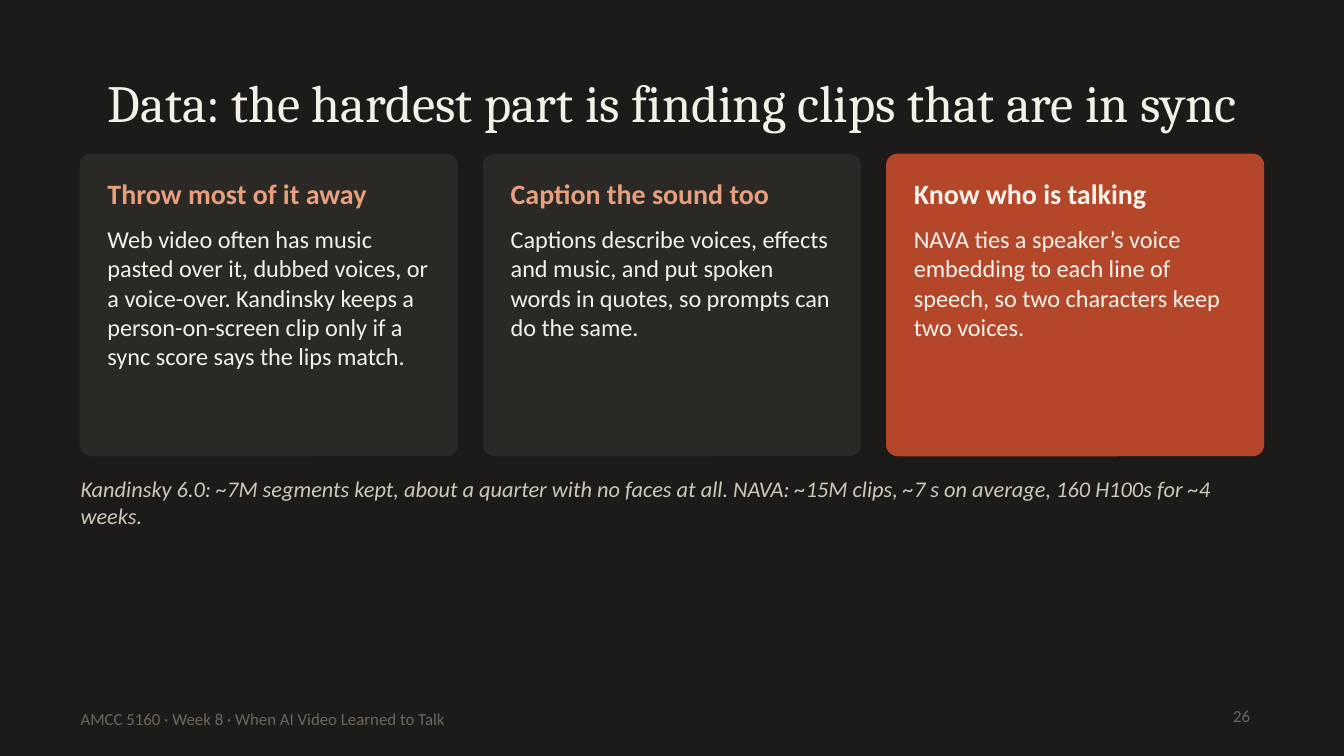
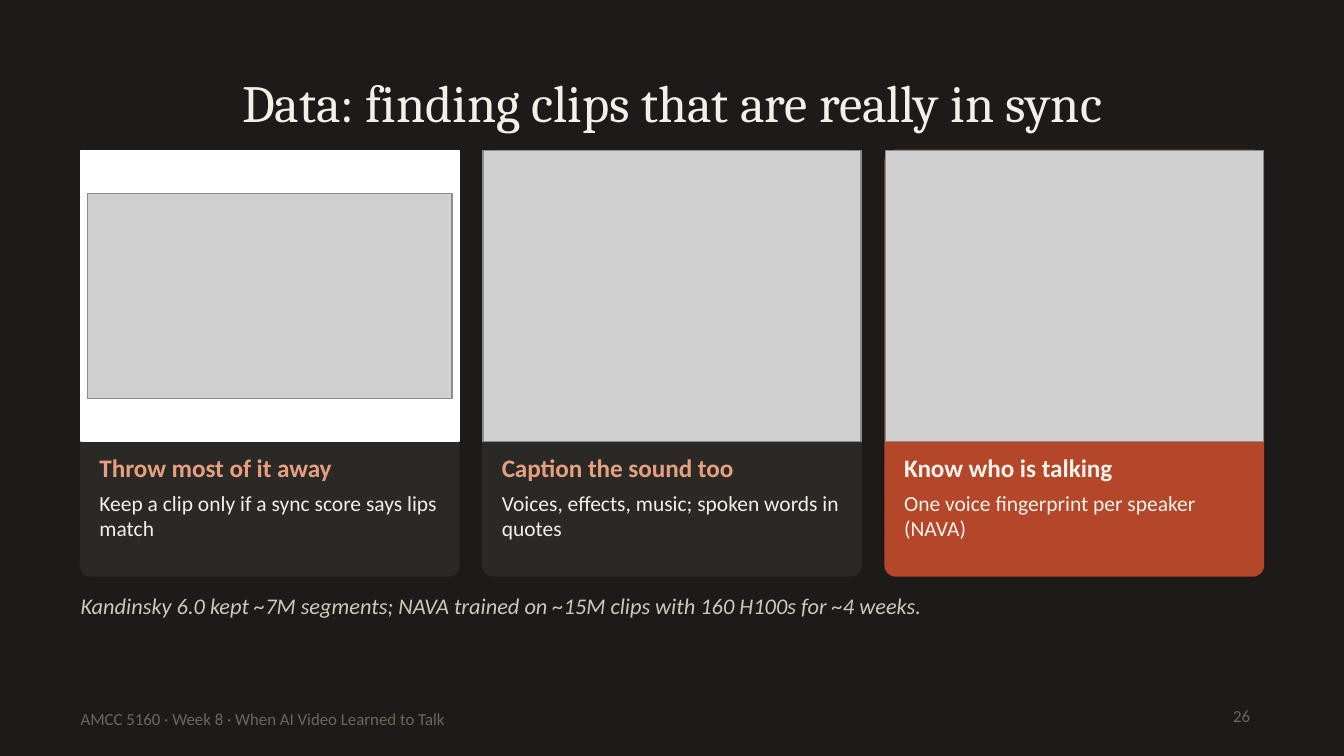
Before and after one commit to leehomyc/leehomyc.github.io, a slide deck: slide 26 of amcc5160/lecture-08/downloads/Lecture08_Slides.pptx. Drawn at 1344x756 pixels with LibreOffice and Linux fonts; fonts in the diff are those of the drawing; grey boxes stand for pictures. Boxes give left, top, right and bottom in pixels: in the first picture for what was removed or moved away, otherwise in the second. Text is boxed around its words. In the diff, an @@ line names an element or a change of style, - is before the commit and + after.

```diff
--- a/amcc5160/lecture-08/downloads/Lecture08_Slides.pptx
+++ b/amcc5160/lecture-08/downloads/Lecture08_Slides.pptx
@@ title at [242,85,1102,133]: text changed @@
-Data: the hardest part is finding clips that are in sync
+Data: finding clips that are really in sync
@@ rounded rectangle: place and size @@
-rounded rectangle at [81,155,457,456]
+rounded rectangle at [81,151,458,575]
@@ rectangle added at [81,151,458,441], fill #FFFFFF, outline #FFFFFF 1 pt @@
@@ rounded rectangle: place and size @@
-rounded rectangle at [484,155,860,456]
+rounded rectangle at [482,151,860,575]
@@ picture added at [482,151,860,441] @@
@@ proportions changed in 3 elements at [81,151,458,575], [482,151,860,575], [886,151,1263,575] @@
@@ rounded rectangle: place and size @@
-rounded rectangle at [887,155,1263,456]
+rounded rectangle at [886,151,1263,575]
@@ picture added at [886,151,1263,441] @@
@@ picture added at [87,194,452,399] @@
@@ text removed at [107,231,428,369] @@
-Web video often has music pasted over it, dubbed voices, or a voice-over. Kandinsky keeps a person-on-screen clip only if a sync score says the lips match.
@@ text removed at [511,231,829,336] @@
-Captions describe voices, effects and music, and put spoken words in quotes, so prompts can do the same.
@@ text removed at [914,231,1220,336] @@
-NAVA ties a speaker’s voice embedding to each line of speech, so two characters keep two voices.
@@ text "Throw most of it away": place and size @@
-text "Throw most of it away" at [107,184,367,209]
+text "Throw most of it away" at [99,459,331,481]
@@ text "Caption the sound too": place and size @@
-text "Caption the sound too" at [511,184,769,209]
+text "Caption the sound too" at [502,459,733,481]
@@ size 15 to 13.5 pt in 3 elements at [99,459,331,481], [502,459,733,481], [904,459,1113,482] @@
@@ text "Know who is talking": place and size @@
-text "Know who is talking" at [914,184,1147,209]
+text "Know who is talking" at [904,459,1113,482]
@@ text added at [99,496,436,536], 11.5 pt, text #F4F0E8 @@
+Keep a clip only if a sync score says lips match
@@ text added at [502,496,838,540], 11.5 pt, text #F4F0E8 @@
+Voices, effects, music; spoken words in quotes
@@ text added at [904,496,1195,539], 11.5 pt, text #FBF3EC @@
+One voice fingerprint per speaker (NAVA)
@@ text at [81,598,921,618]: text changed @@
-Kandinsky 6.0: ~7M segments kept, about a quarter with no faces at all. NAVA: ~15M clips, ~7 s on average, 160 H100s for ~4 weeks.
+Kandinsky 6.0 kept ~7M segments; NAVA trained on ~15M clips with 160 H100s for ~4 weeks.
```
Also in this commit, not shown: 30 other slides changed, 1 slide added, 1 slide removed, 39 other files.
